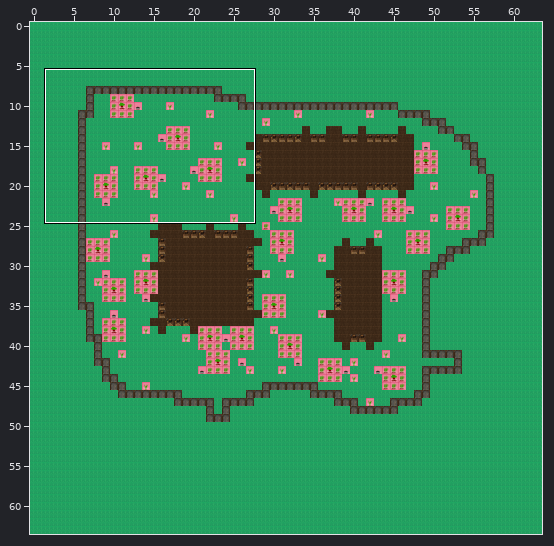
Tiled map, stored at assets/tiled/mapFarm2.tmx. Above: a wide view before the commit, with the close-up outlined.
Close-up. The starting point:
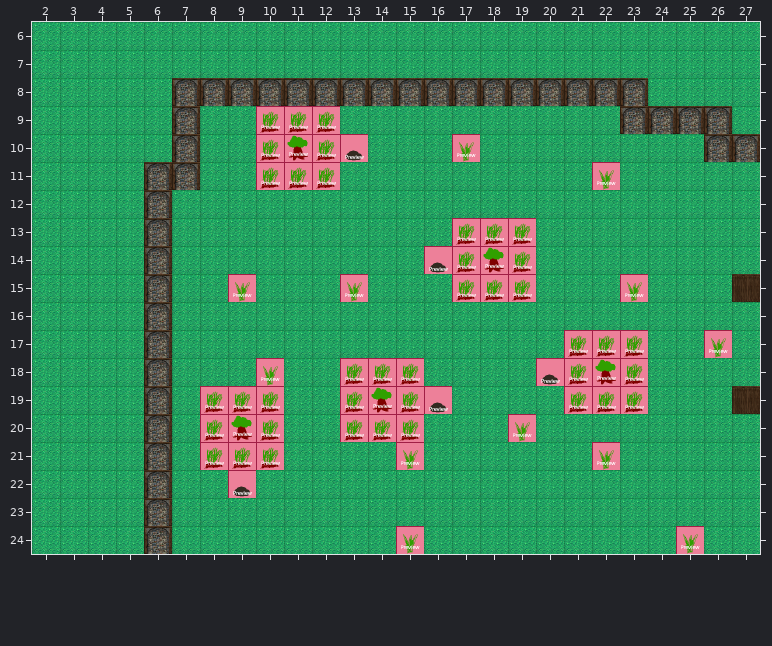
Cells are 64x64 px. Shown: x 2..27, y 6..24. The commit also changed other parts of the map, which this record leaves out.
Now the later version:
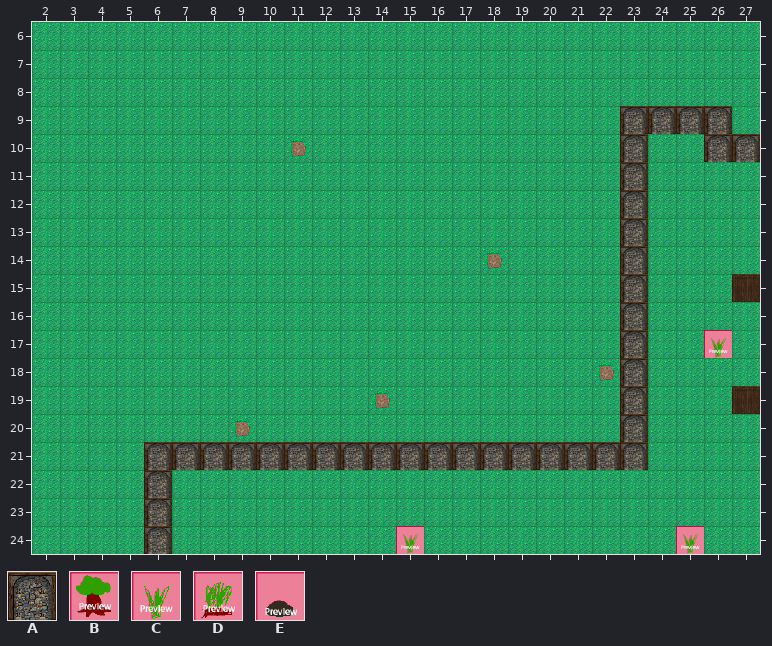
Key: from "tileset": A 8, B 10, C 18, D 26, E 42.
_ is an empty cell.
Changes in this commit:
Layer "walls":
Tile C gives way to tile A in row 15 at x 23; in row 21 at x 15 and 22.
Tile D gives way to tile A in rows 17 to 19 at x 23; in row 21 at x 8 to 10.
The edit adds tile A in rows 10 to 14 at x 23; in row 16 at x 23; in row 20 at x 23; in row 21 at x 7, 11 to 14, 16 to 21 and 23.
Tile A is removed in row 8 at x 7 to 23; in rows 9 to 10 at x 7; in row 11 at x 6 to 7; in rows 12 to 20 at x 6.
Tile B is removed in row 10 at x 11; in row 14 at x 18; in row 18 at x 22; in row 19 at x 14; in row 20 at x 9.
Tile C is removed in row 10 at x 17; in row 11 at x 22; in row 15 at x 9 and 13; in row 18 at x 10; in row 20 at x 19.
Tile D is removed in row 9 at x 10 to 12; in row 10 at x 10 and 12; in row 11 at x 10 to 12; in row 13 at x 17 to 19; in row 14 at x 17 and 19; in row 15 at x 17 to 19.
Tile D is removed in row 17 at x 21 to 22; in row 18 at x 13 to 15 and 21; in row 19 at x 8 to 10, 13, 15 and 21 to 22; in row 20 at x 8, 10 and 13 to 15.
Tile E is removed in row 10 at x 13; in row 14 at x 16; in row 18 at x 20; in row 19 at x 16; in row 22 at x 9.
